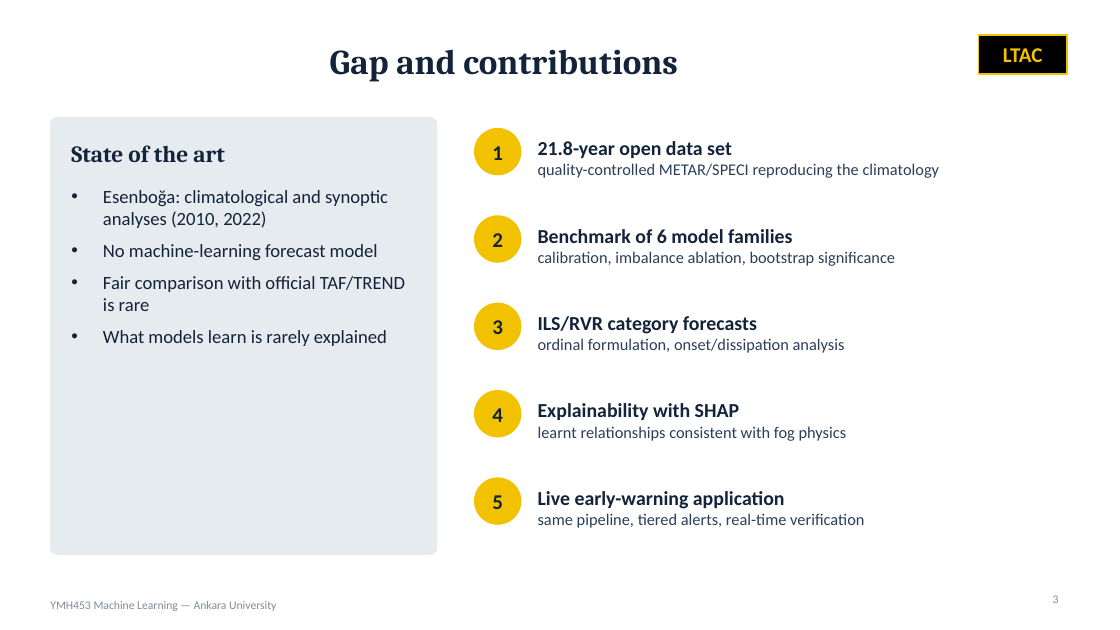
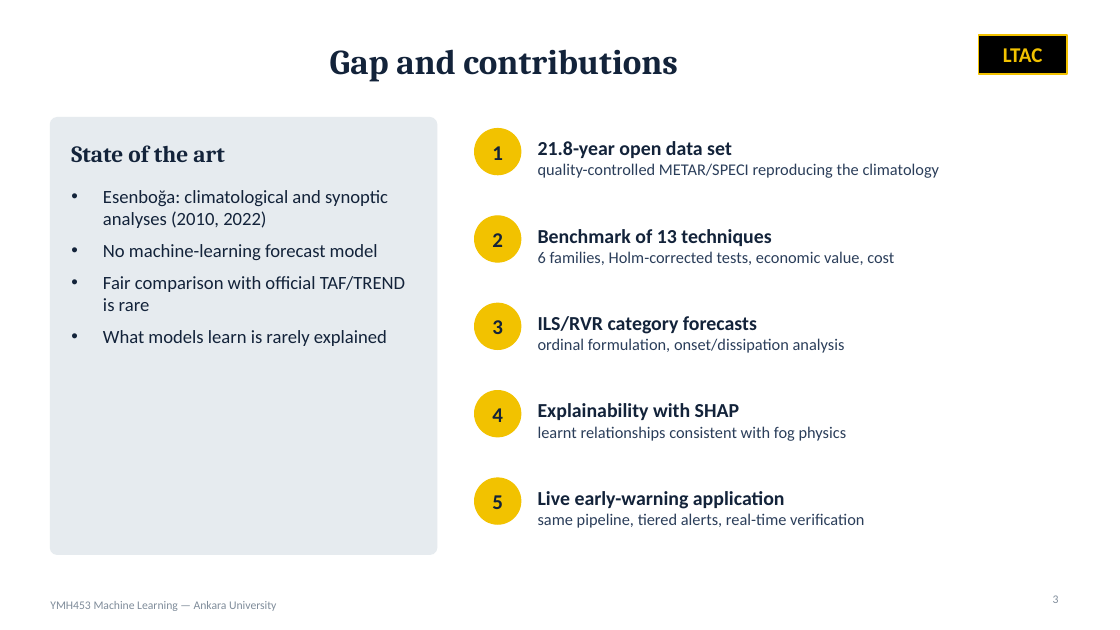
Before and after one commit to AtaSakik/esenboga-fog-nowcasting, a slide deck: slide 3 of presentation/Esenboga_Presentation_EN.pptx. Drawn at 1120x630 pixels with LibreOffice and Linux fonts; fonts in the diff are those of the drawing. Boxes give left, top, right and bottom in pixels: in the first picture for what was removed or moved away, otherwise in the second. Text is boxed around its words. In the diff, an @@ line names an element or a change of style, - is before the commit and + after.

Commit message:
Update the presentations with the benchmark of thirteen techniques
Add a benchmark slide, list the thirteen techniques, refresh the results, TREND,
onset, ILS and conclusion slides, and state that the analog forecast is the one
technique not significantly better than persistence at 1 h (papers and README too).

```diff
--- a/presentation/Esenboga_Presentation_EN.pptx
+++ b/presentation/Esenboga_Presentation_EN.pptx
@@ text at [538,229,894,265]: text changed @@
-Benchmark of 6 model families
-calibration, imbalance ablation, bootstrap significance
+Benchmark of 13 techniques
+6 families, Holm-corrected tests, economic value, cost
```
Also in this commit, not shown: 6 other slides changed, 1 slide added, 9 other files.
